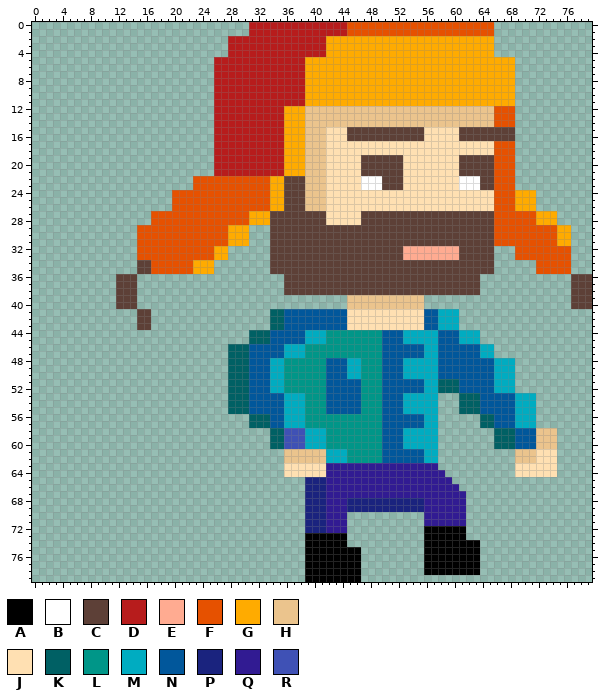
File history of a sprite sheet, Images/Character1.png. This is how it looked before the edit.
The file is 80x80 pixels.
Palette (. is transparent): A #000000  B #ffffff  C #5d4037  D #b71c1c  E #ffab91  F #e65100  G #ffab00  H #ebc48d  J #ffe0b2  K #006064  L #009688  M #00acc1  N #01579b  P #1a237e  Q #311b92  R #3f51b5
Pixels before (only the part around the change), first column x 29:
61 .......HHHHHHMMMLLLLLNNNNNNMM...........HHHJJJ
62 .......HHHHHHMMMLLLLLNNNNNNMM...........HHHJJJ
63 .......JJJJJJQQQQQQQQQQQQQQQQ...........JJJJJJ
64 .......JJJJJJQQQQQQQQQQQQQQQQQ..........JJJJJJ
65 ..........PPPQQQQQQQQQQQQQQQQQQ...............
66 ..........PPPQQQQQQQQQQQQQQQQQQQ..............
67 ..........PPPQQQQQQQQQQQQQQQQQQQQ.............
68 ..........PPPQQQPPPPPPPPPPPQQQQQQ.............
69 ..........PPPQQQPPPPPPPPPPPQQQQQQ.............
70 ..........PPPQQQ...........QQQQQQ.............
71 ..........PPPQQQ...........QQQQQQ.............
72 ..........PPPQQQ...........AAAAAA.............
73 ..........AAAAAA...........AAAAAA.............
74 ..........AAAAAA...........AAAAAAAA...........
75 ..........AAAAAAAA.........AAAAAAAA...........
76 ..........AAAAAAAA.........AAAAAAAA...........
77 ..........AAAAAAAA.........AAAAAAAA...........
78 ..........AAAAAAAA.........AAAAAAAA...........
79 ..........AAAAAAAA............................
And afterwards:
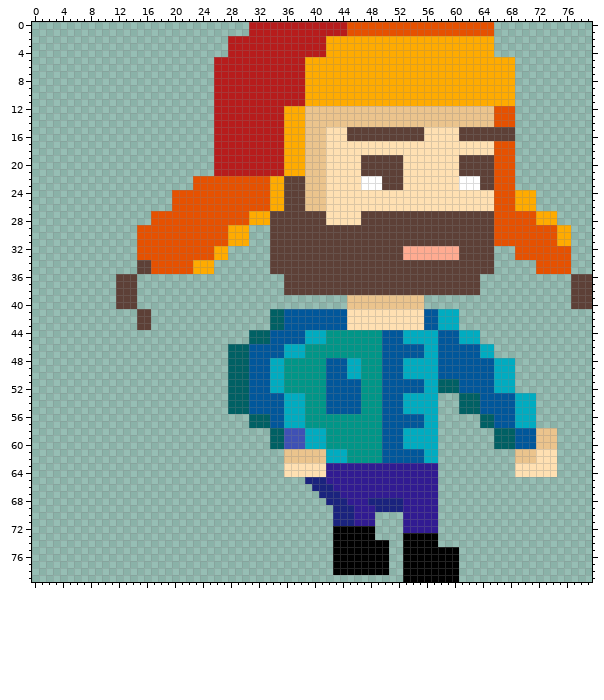
Changes in this commit:
Changed rows in their new state; - is an unchanged pixel.
first column x 39:
64 -------------------.-----
65 -------------------..----
66 .--P---------------...---
67 ..-PP--------------....--
68 ...PPPQQQ-----QQQ--....--
69 ....PP-QQQ----QQQ--....--
70 ....PPPQQQ----QQQ--....--
71 ....PPPQQQ----QQQ--....--
72 ....AAAAAA----QQQQQ....--
73 ....--AAAA----AAA--....--
74 ....--AAAAAA--AAA--......
75 ....----AAAA--AAA-----...
76 ....----AAAA--AAA-----...
77 ....----AAAA--AAA-----...
78 ....----AAAA--AAA-----...
79 ........------AAAAAAAA---
